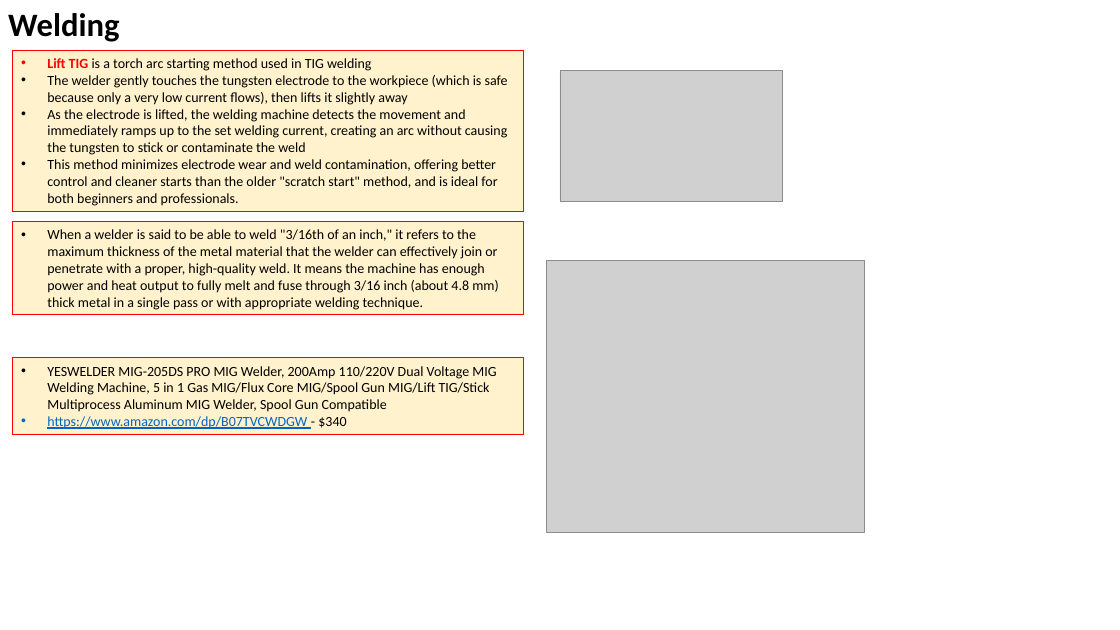
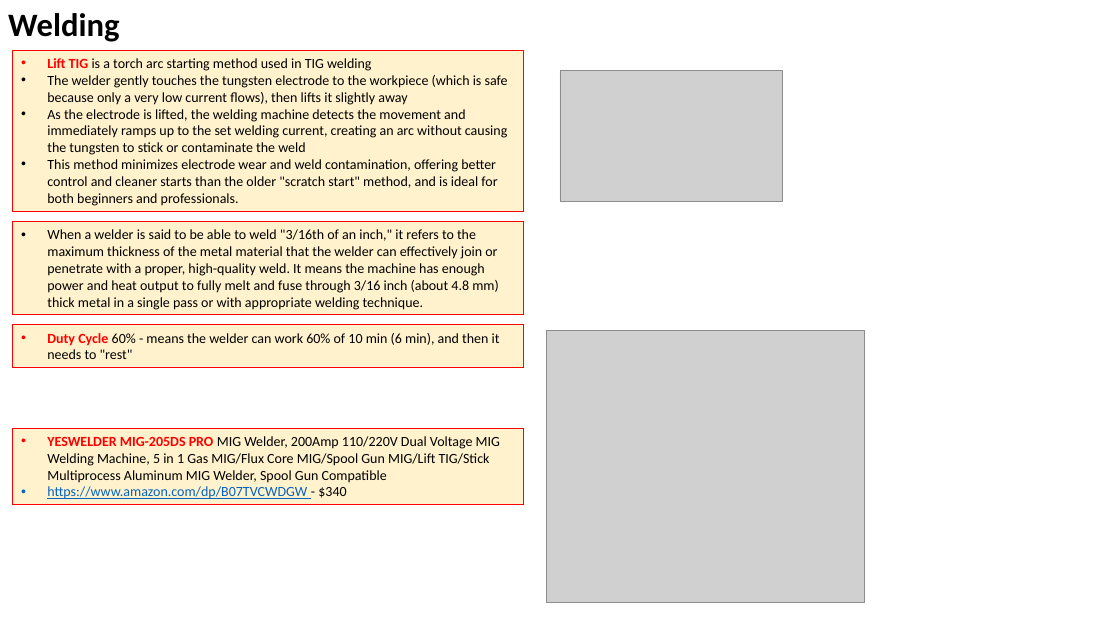
Before and after one commit to lselector/misc_farm, a slide deck: slide 2 of welding.pptx. Drawn at 1120x630 pixels with LibreOffice and Linux fonts; fonts in the diff are those of the drawing; grey boxes stand for pictures. Boxes give left, top, right and bottom in pixels: in the first picture for what was removed or moved away, otherwise in the second. Text is boxed around its words. In the diff, an @@ line names an element or a change of style, - is before the commit and + after.

Commit message:
update

```diff
--- a/welding.pptx
+++ b/welding.pptx
@@ rectangle added at bbox=[13, 325, 523, 367], fill #FFF2CC, outline #FF0000 0.75 pt, 12 pt, text #000000 @@
+• Duty Cycle 60% - means the welder can work 60% of 10 min (6 min), and then it needs to "rest"
@@ picture: place and size @@
-picture at bbox=[546, 260, 865, 533]
+picture at bbox=[546, 331, 865, 603]
@@ rectangle "YESWELDER MIG-205DS PRO MIG Welder, ...": place and size @@
-rectangle "YESWELDER MIG-205DS PRO MIG Welder, ..." at bbox=[13, 358, 523, 434]
+rectangle "YESWELDER MIG-205DS PRO MIG Welder, ..." at bbox=[13, 429, 523, 505]
@@ text in rectangle at bbox=[47, 436, 500, 483]: text colour #000000 to #FF0000, bold on in "YESWELDER MIG-205DS PRO" @@
```
